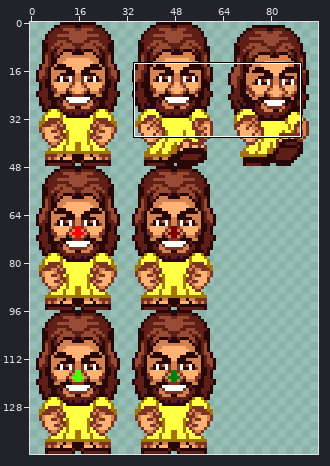
Two states of a sprite sheet, res/Jesus.png. The picture above shows the old version from afar; the outline marks the close-up.
Close-up. Before the edit:
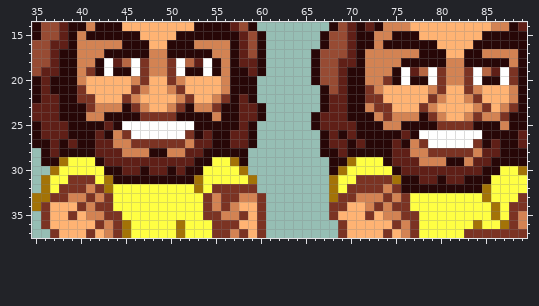
The file is 96x144 pixels. Shown: x 35..89, y 14..37.
Now the later version:
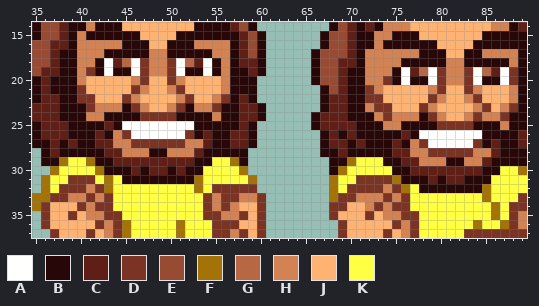
Palette (. is transparent): A #fffffe  B #270707  C #5f1f17  D #7b3323  E #974b33  F #a37307  G #b76743  H #d38353  J #ffb373  K #ffff43
Author's note on the commit: Beard animation improvements
Diff:
The author changed colour C to colour B in row 28 at x 42; in row 29 at x 43 and 75; in row 30 at x 45 and 76; in row 31 at x 78.
The author changed colour B to colour F in row 32 at x 76.
The author changed colour K to colour F in row 29 at x 41; in row 30 at x 42.
The author changed colour C to colour H in row 27 at x 53; in row 28 at x 52 and 85; in row 29 at x 84.
The author changed colour B to colour K in row 31 at x 44; in row 32 at x 77.
Boxes around the changes in both close-ups, in picture pixels (x1, y1, x2, y2):
changed: (185, 139, 203, 157)
changed: (86, 148, 131, 184)
changed: (473, 148, 491, 166)
changed: (392, 157, 428, 193)
